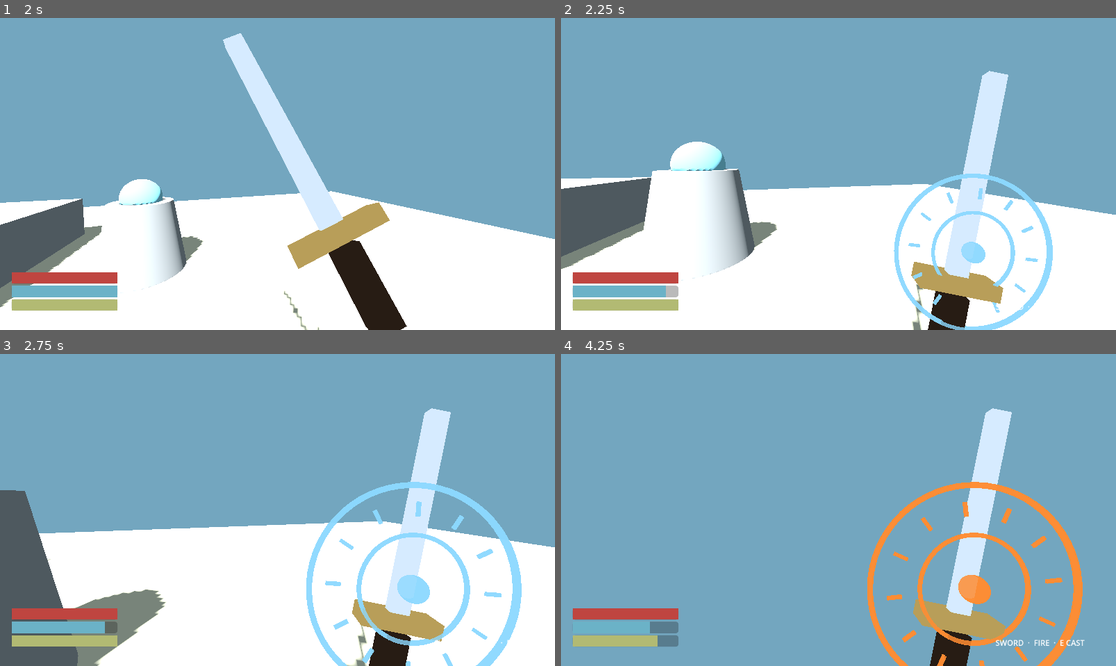
Above: before the commit, frames 1-4 (two rows, left to right).
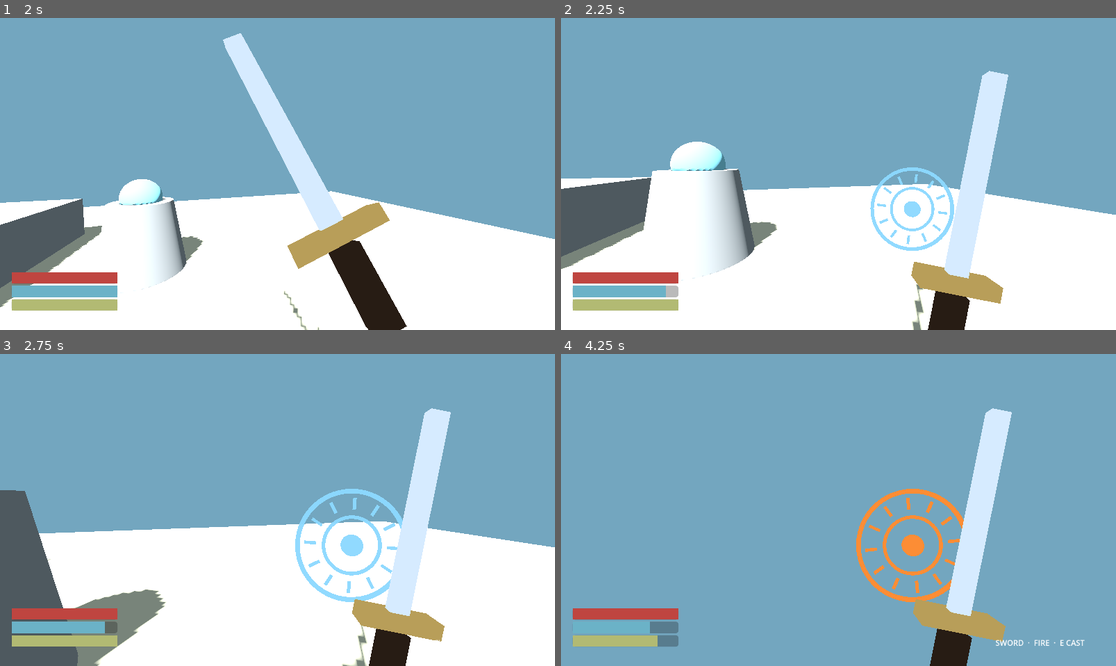
Above: after the commit, the same moments.

Repository: nanhudev/SEKAI
Game: Godot game, scene res://scenes/main/Main.tscn
Two runs of this game, one before a commit and one after it. Both use one fixed random seed, a clock stepped at 60 frames per second and the inputs below.
Inputs (mouse positions are in pixels of both pictures, inside the frame that each line leads up to):
- Up to frame 1 (2 s): click "进入战斗沙盒" at 0.5 s; tap Enter at 1.25 s; move the mouse to (305, 174) at 1.27 s; hold W (move_forward) from 1.28 s (still down); hold Right mouse button (block) from 1.28 s (still down); click (305, 174) at 1.42 s; tap Space (jump) at 1.52 s
- Up to frame 2 (2.25 s): keep holding W (move_forward); move the mouse to (810, 174) at 2.02 s; release Right mouse button (block) at 2.03 s; tap E (cast_selected) at 2.1 s
- Up to frame 3 (2.75 s): keep holding W (move_forward); tap Space (jump) at 2.27 s
- Up to frame 4 (4.25 s): keep holding W (move_forward); move the mouse to (849, 503) at 2.77 s; hold Q (dodge) 2.78-3.53 s; move the mouse to (832, 516) at 3.52 s; tap Z (fire_cast) at 3.6 s; click (832, 516) at 3.67 s; tap Space (jump) at 3.77 s

Frame 1 is identical in both runs. In frame 2, 3.0% of the frame differs, in the area x 55-89%, y 47-100%; in frame 3, 5.1%, in the area x 53-94%, y 40-100%; in frame 4, 5.1%.

Commit message:
fix: frame first-person magic circle in view

Diff:
--- a/godot/scenes/player/Player.tscn
+++ b/godot/scenes/player/Player.tscn
@@ -69,7 +69,7 @@
 [node name="VFXRoot" type="Node3D" parent="CameraRig/LookPivot/MotionPivot/ShakePivot"]
 
 [node name="MagicCircle3D" parent="CameraRig/LookPivot/MotionPivot/ShakePivot/VFXRoot" instance=ExtResource("5")]
-position = Vector3(0.6, -0.35, -0.9)
+position = Vector3(0.42, -0.2, -1.15)
 rotation = Vector3(1.5708, 0, 0)
 
 [node name="FrostHitbox" type="Area3D" parent="CameraRig/LookPivot/MotionPivot/ShakePivot/VFXRoot"]
--- a/godot/scripts/abilities/magic_circle_3d.gd
+++ b/godot/scripts/abilities/magic_circle_3d.gd
@@ -1,7 +1,7 @@
 extends Node3D
 class_name MagicCircle3D
 
-@export var radius := 0.42
+@export var radius := 0.28
 @export var circle_color := Color(0.55, 0.85, 1.0, 0.8)
 @export var rotation_speed := 1.3
 @export var spawn_time := 0.18
Not shown, changed: docs/STATUS.md
